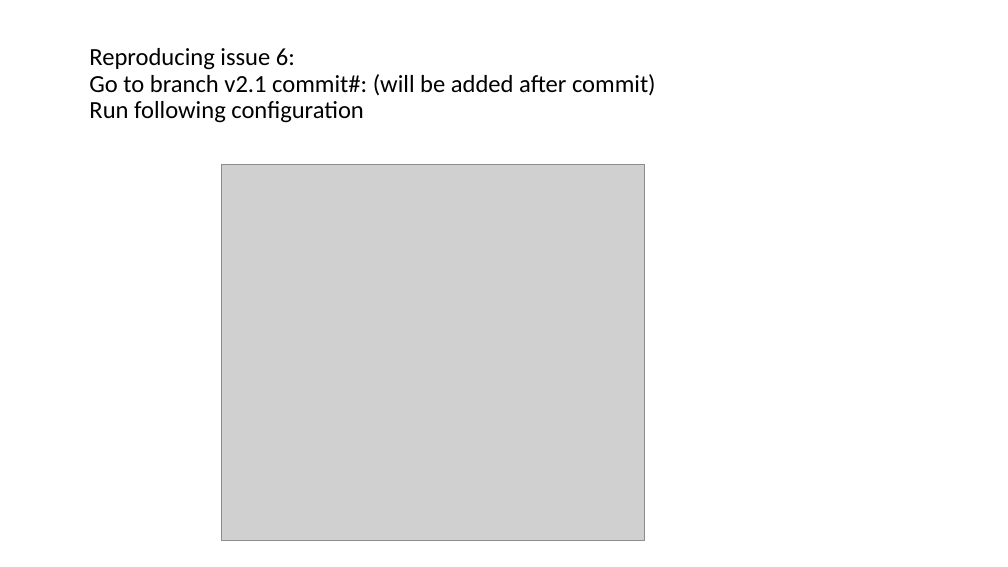
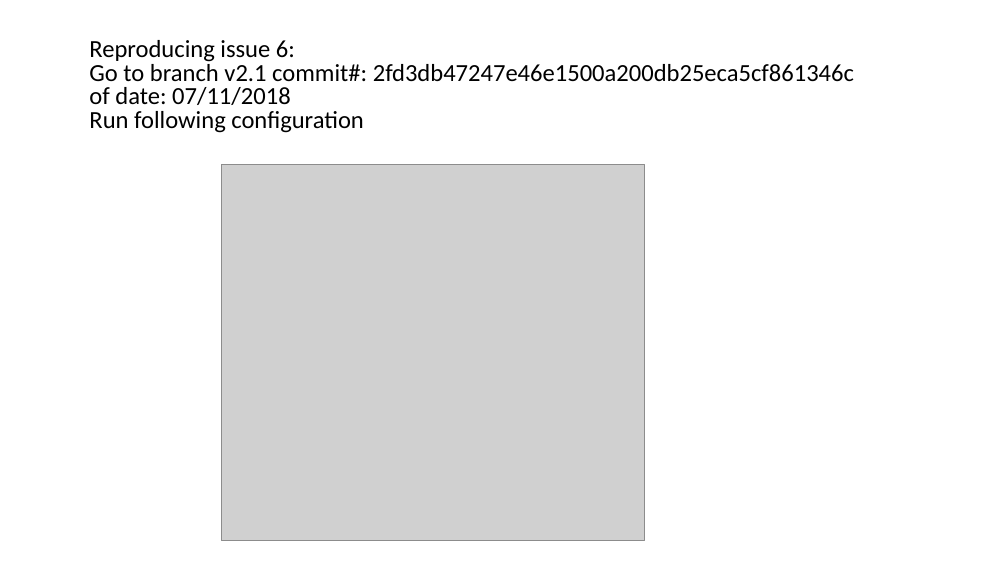
Before and after one commit to biorobaw/scs, a slide deck: slide 9 of multiscalemodel/src/edu/usf/ratsim/model/morris_replay/logging/issues.pptx. Drawn at 1008x567 pixels with LibreOffice and Linux fonts; fonts in the diff are those of the drawing; grey boxes stand for pictures. Boxes give left, top, right and bottom in pixels: in the first picture for what was removed or moved away, otherwise in the second. Text is boxed around its words. In the diff, an @@ line names an element or a change of style, - is before the commit and + after.

Commit message:
Info how to reproduce issue 6

```diff
--- a/multiscalemodel/src/edu/usf/ratsim/model/morris_replay/logging/issues.pptx
+++ b/multiscalemodel/src/edu/usf/ratsim/model/morris_replay/logging/issues.pptx
@@ text at box(89, 40, 854, 105): text changed @@
-Reproducing issue 6:
-Go to branch v2.1 commit#: (will be added after commit)
+Reproducing issue 6:
+Go to branch v2.1 commit#: 2fd3db47247e46e1500a200db25eca5cf861346c
+of date: 07/11/2018
@@ text at box(89, 111, 364, 133): line spacing 0.9 to 0.8 @@
```
